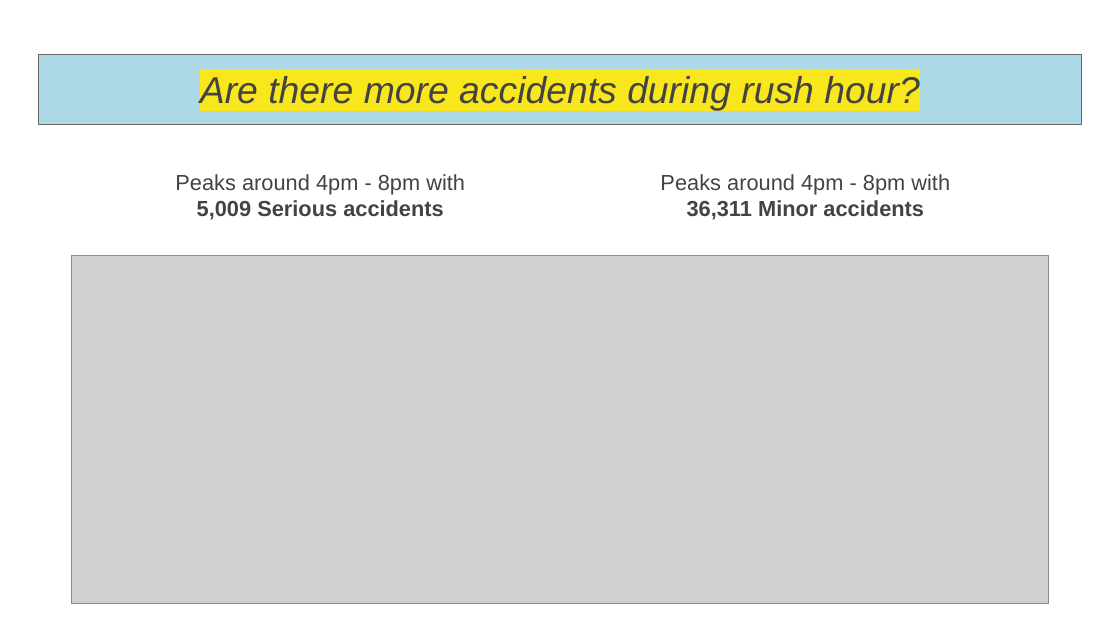
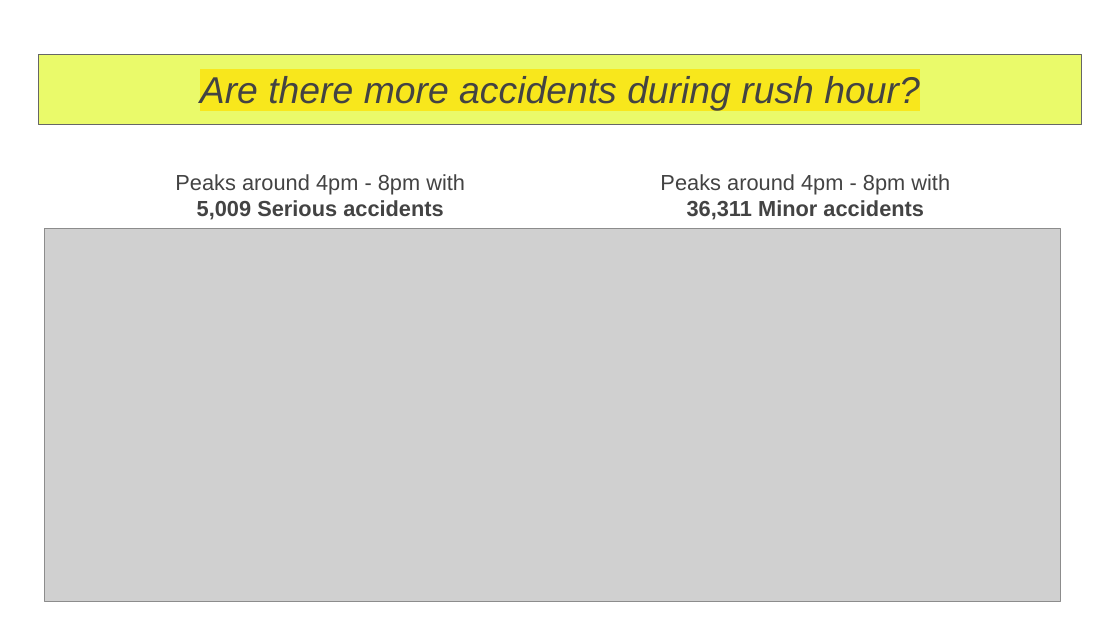
Before and after one commit to bailatrix/London-Traffic-Trends, a slide deck: slide 4 of Accident Trends in London.pptx (slide 3 before the commit). Drawn at 1120x630 pixels with LibreOffice and Linux fonts; fonts in the diff are those of the drawing; grey boxes stand for pictures. Boxes give left, top, right and bottom in pixels: in the first picture for what was removed or moved away, otherwise in the second. Text is boxed around its words. In the diff, an @@ line names an element or a change of style, - is before the commit and + after.

```diff
--- a/Accident Trends in London.pptx
+++ b/Accident Trends in London.pptx
@@ title "Are there more accidents during ..." at <box>38,55,1082,125</box>: fill #ADD8E6 to #DFF816 at 64% opacity @@
@@ picture: place and size @@
-picture at <box>72,255,1049,604</box>
+picture at <box>45,228,1061,600</box>
```
Also in this commit, not shown: 8 other slides changed, 8 slides added, 10 slides removed.
